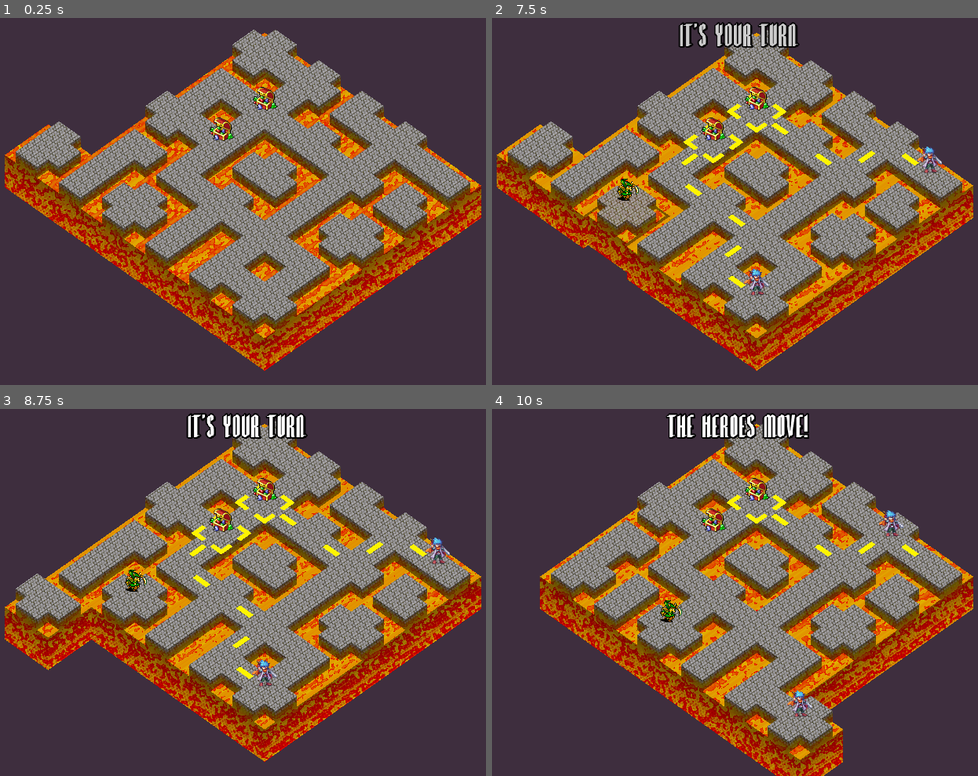
Above: before the commit, frames 1-4 (two rows, left to right).
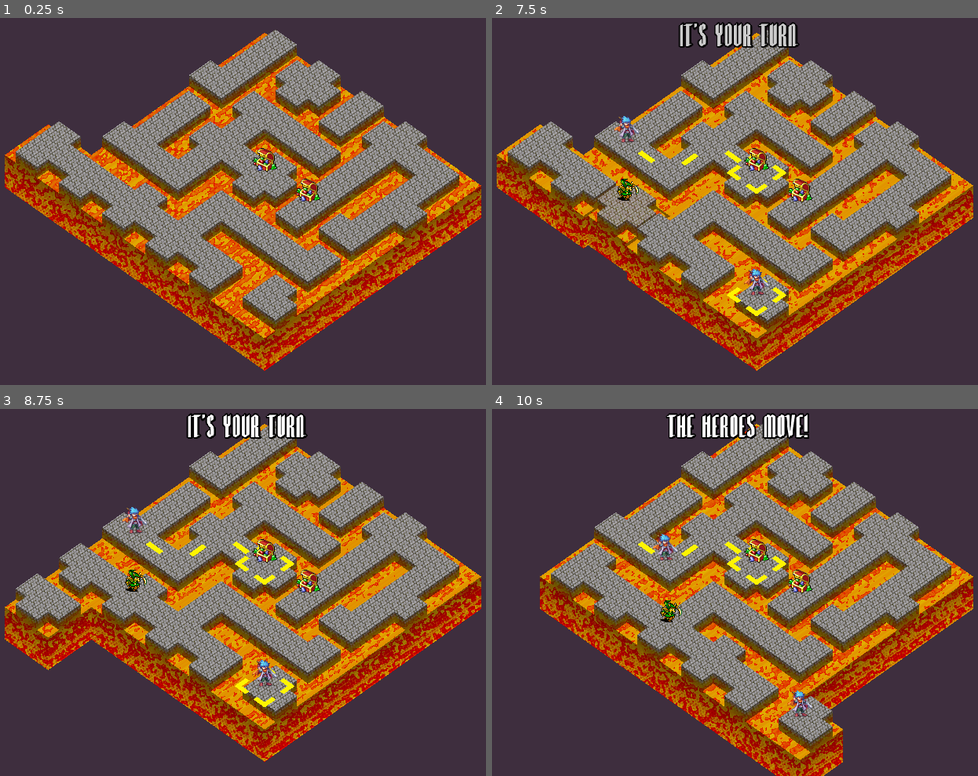
Above: after the commit, the same moments.

Repository: Maxic/magicmaze
Game: Godot game, scene res://main.tscn
Same seed, same stepped clock (60 frames per second), same inputs: the game is played once before the commit and once after it.
Inputs (mouse positions are in pixels of both pictures, inside the frame that each line leads up to):
- Up to frame 1 (0.25 s): no input
- Up to frame 2 (7.5 s): move the mouse to (875, 183) at 0.52 s; hold Right (move_indicator_right) 0.53-1.28 s; tap Space (accept_indicator) at 0.6, 3.6, 6.6 s; move the mouse to (613, 219) at 1.27 s; hold Left (move_indicator_left) 1.28-2.03 s; click (613, 219) at 1.35 s; move the mouse to (798, 120) at 2.02 s; hold Right (move_indicator_right) 2.03-3.53 s; tap Up (turn_indicator_clockwise) at 2.1, 5.1 s; move the mouse to (705, 274) at 2.77 s; tap Down (turn_indicator_counterclockwise) at 2.85, 5.85 s; move the mouse to (924, 256) at 3.52 s; hold Left (move_indicator_left) 3.53-5.78 s; move the mouse to (550, 146) at 4.27 s; click (550, 146) at 4.35 s; move the mouse to (769, 201) at 5.02 s; move the mouse to (642, 109) at 5.77 s; hold Right (move_indicator_right) from 5.78 s (still down); move the mouse to (875, 183) at 6.52 s; move the mouse to (613, 219) at 7.27 s; click (613, 219) at 7.35 s
- Up to frame 3 (8.75 s): move the mouse to (306, 511) at 8.02 s; release Right (move_indicator_right) at 8.03 s; hold Left (move_indicator_left) from 8.03 s (still down); tap Up (turn_indicator_clockwise) at 8.1 s
- Up to frame 4 (10 s): move the mouse to (705, 665) at 8.77 s; tap Down (turn_indicator_counterclockwise) at 8.85 s; move the mouse to (924, 647) at 9.52 s; release Left (move_indicator_left) at 9.53 s; hold Right (move_indicator_right) from 9.53 s (still down); tap Space (accept_indicator) at 9.6 s

The runs differ from the first frame. In frame 1, 11% of the frame differs, in the area x 12-97%, y 3-86%; in frame 2, 12%, in the area x 12-97%, y 4-86%; in frame 3, 12%; in frame 4, 12%.

Commit message:
refactor, fixed bug, improved hero path logic

Diff:
--- a/scripts/game_logic.gd
+++ b/scripts/game_logic.gd
@@ -160,14 +160,17 @@
 		move_indicator.queue_free()
 
 func remove_treasure(treasure):
+	remove_object_from_tile(treasure, treasure.x, treasure.y)
 	var index = treasure_array.find(treasure)
 	treasure_array.remove(index)
 
 func remove_hero(hero):
+	remove_object_from_tile(hero, hero.x, hero.y)
 	var index = hero_array.find(hero)
 	hero_array.remove(index)
 
 func remove_monster(monster):
+	remove_object_from_tile(monster, monster.x, monster.y)
 	var index = monster_array.find(monster)
 	monster_array.remove(index)
 
@@ -175,12 +178,11 @@
 	# Long path, treasures not on path: 4029905039
 	# fun get 3 treasures: 2486799252
 	# Both Heroes die on a single goblin: 183702472 (5 tiles, 2 heroes 2 goblins)
-	# BUGGED: Two heroes on single goblin, goblin won;t die: 3409368046 (if heroes target treaures first)
 	randomize()
 	var seed_int = randi()
 	print("Seed: " + str(seed_int))
-	seed(3409368046)
-	#seed(seed_int)
+	#seed(3409368046)
+	seed(seed_int)
 
 func check_for_player_death():
 	if hp == 0 and not dead:
--- a/scripts/hero.gd
+++ b/scripts/hero.gd
@@ -6,7 +6,7 @@
 var y
 var vec_pos
 var type
-var remaining_path
+var remaining_path : Array
 enum phase {WAITING, MOVING, DONE}
 var current_phase
 enum intent {NOTHING, PICK_UP, ATTACKING}
@@ -57,15 +57,20 @@
 	check_for_objects()
 
 func check_for_objects():
-	for object in Grid.grid[y][x].objects:
-		var object_class = object.get_class()
-		if object_class == "Treasure":
-			object.picked_up()
-		if object_class == "Monster":
-			if current_intent == intent.ATTACKING:
-				object.die()
-			else:
-				die()
+	var tile = Grid.grid[y][x]
+	# If there is a treasure on the tile
+	# Pick it up
+	var treasure = tile.get_treasure()
+	if treasure and current_intent == intent.PICK_UP:
+		treasure.picked_up()
+	# If there is a treasure on the tile
+	# Kill it when attacking, otherwise, die.
+	var monster = tile.get_monster()
+	if monster:
+		if current_intent == intent.ATTACKING:
+			monster.die()
+		else:
+			die()
 
 func update_pos(x_pos, y_pos):
 	translation = Vector3(x_pos*2, translation.y, y_pos*2)
@@ -87,6 +92,15 @@
 	if paths.has("treasure"):
 		self.remaining_path = paths["treasure"]
 		self.current_intent = intent.PICK_UP
+		# If there is a monster in the path,
+		# attack that monster instead of going for the treasure
+		if paths.has("monster"):
+			for step in self.remaining_path:
+				if Grid.grid[step.y][step.x].get_monster():
+					self.current_intent = intent.ATTACKING
+					var monster_index = self.remaining_path.find(step)
+					self.remaining_path = self.remaining_path.slice(0, monster_index)
+
 	elif paths.has("monster"):
 		self.remaining_path = paths["monster"]
 		self.current_intent = intent.ATTACKING
@@ -140,10 +154,6 @@
 			get_parent().add_child(move_indicator)
 
 func die():
-	var objects = Grid.grid[y][x].objects
-	for object in objects:
-		if object.get_class() == CLASS_NAME:
-			Grid.grid[y][x].remove_object(object)
 	GameLogic.remove_hero(self)
 	queue_free()
 
--- a/scripts/monster.gd
+++ b/scripts/monster.gd
@@ -44,10 +44,6 @@
 		_:
 			sprite = null
 func die():
-	var objects = Grid.grid[y][x].objects
-	for object in objects:
-		if object.get_class() == CLASS_NAME:
-			Grid.grid[y][x].remove_object(object)
 	GameLogic.remove_monster(self)
 	queue_free()
 
--- a/scripts/pathfinder.gd
+++ b/scripts/pathfinder.gd
@@ -15,7 +15,6 @@
 		shortest_paths["treasure"] = treasure_path
 	if monster_path != []:
 		shortest_paths["monster"] = monster_path
-
 	return shortest_paths
 
 func find_shortest_treasure_path(paths):
--- a/scripts/tile.gd
+++ b/scripts/tile.gd
@@ -160,3 +160,21 @@
 	if objects:
 		for object in objects:
 			object.update_pos(x, y)
+
+func get_treasure():
+	for object in objects:
+		if object.get_class() == "Treasure":
+			return object
+	return null
+
+func get_monster():
+	for object in objects:
+		if object.get_class() == "Monster":
+			return object
+	return null
+
+func has_hero():
+	for object in objects:
+		if object.get_class() == "Hero":
+			return true
+	return false
--- a/scripts/treasure.gd
+++ b/scripts/treasure.gd
@@ -33,9 +33,6 @@
 	self.vec_pos = Vector2(x,y)
 
 func picked_up():
-	for object in Grid.grid[y][x].objects:
-		if object.get_class() == CLASS_NAME:
-			Grid.grid[y][x].remove_object(object)
 	GameLogic.remove_treasure(self)
 	GameLogic.hp -= 1
 	queue_free()
